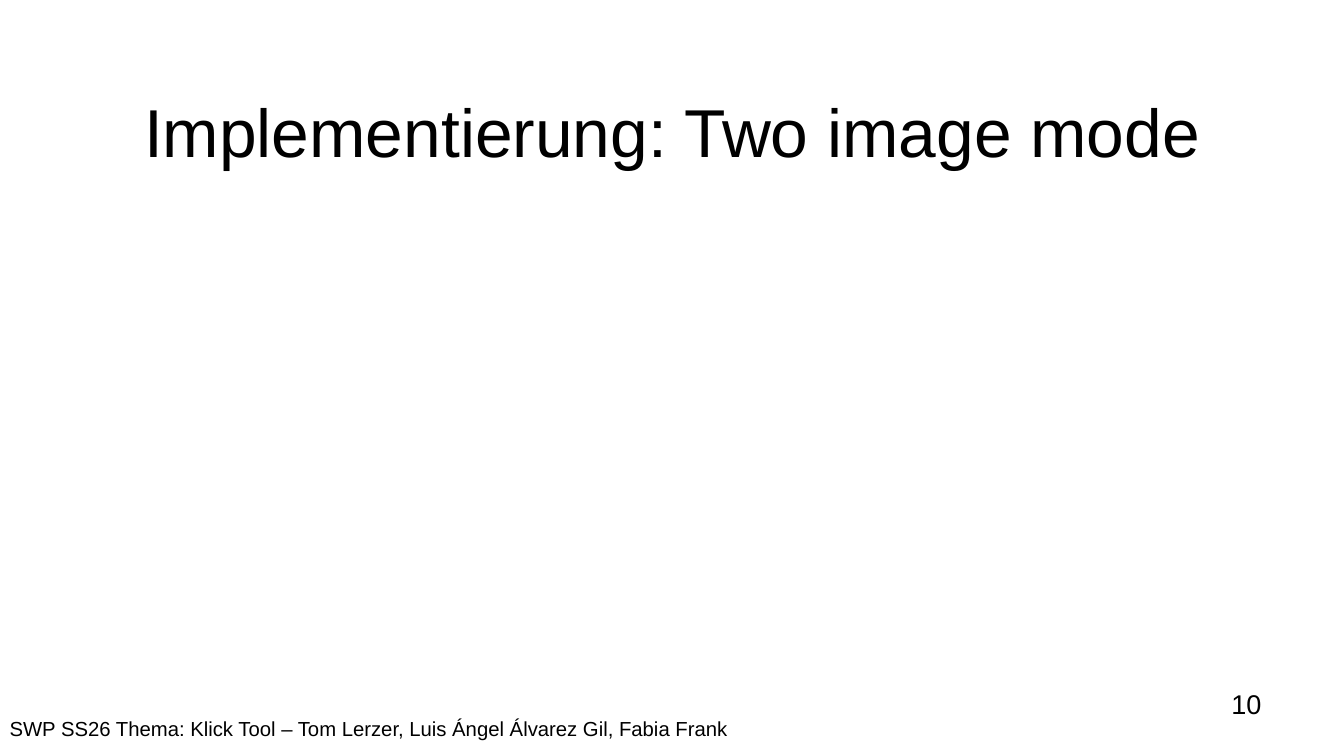
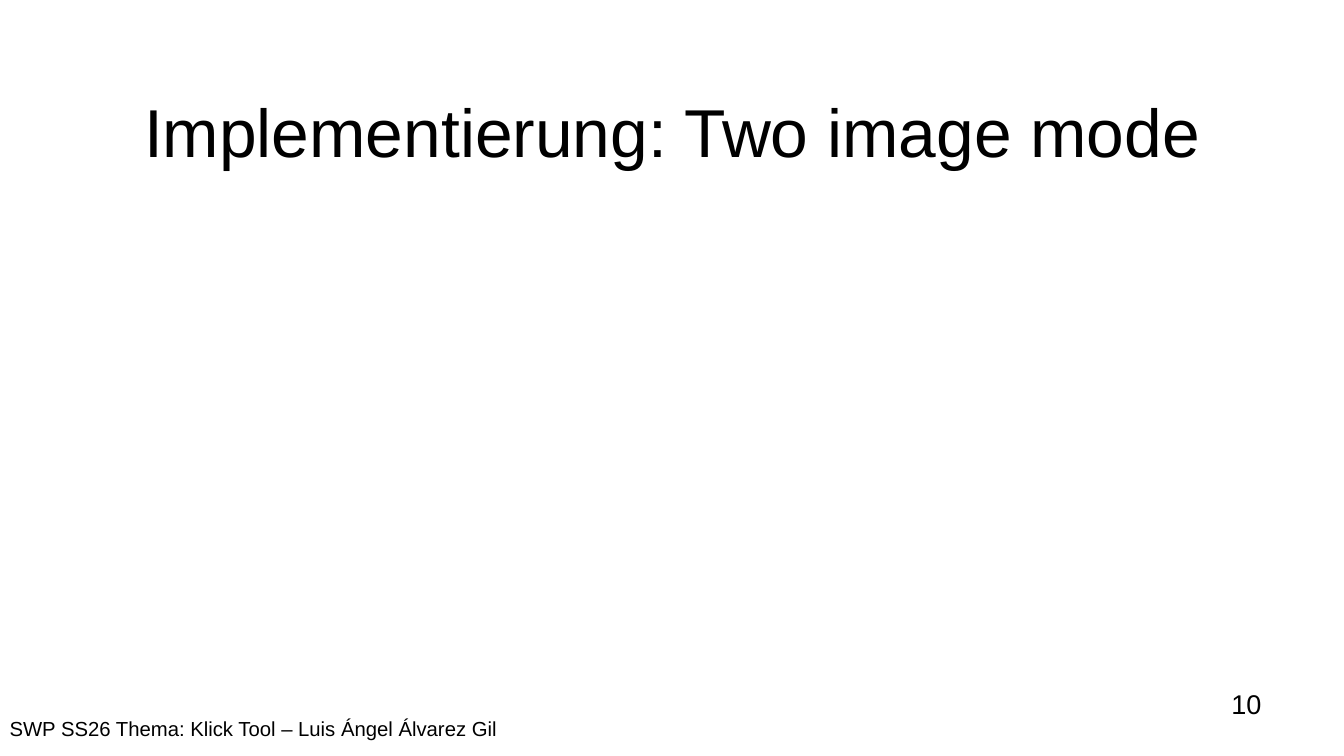
Before and after one commit to JMUWRobotics/3DTK, a slide deck: slide 10 of doc/New_click_tool_Praesentation.odp. Drawn at 1344x756 pixels with LibreOffice and Linux fonts; fonts in the diff are those of the drawing; background and template pictures are left out. Boxes give left, top, right and bottom in pixels: in the first picture for what was removed or moved away, otherwise in the second. Text is boxed around its words. In the diff, an @@ line names an element or a change of style, - is before the commit and + after.

```diff
--- a/doc/New_click_tool_Praesentation.odp
+++ b/doc/New_click_tool_Praesentation.odp
@@ text at box(10, 720, 497, 741): text changed @@
-SWP SS26 Thema: Klick Tool – Tom Lerzer, Luis Ángel Álvarez Gil, Fabia Frank
+SWP SS26 Thema: Klick Tool – Luis Ángel Álvarez Gil
```
Also in this commit, not shown: 8 other slides changed, 2 other files.
